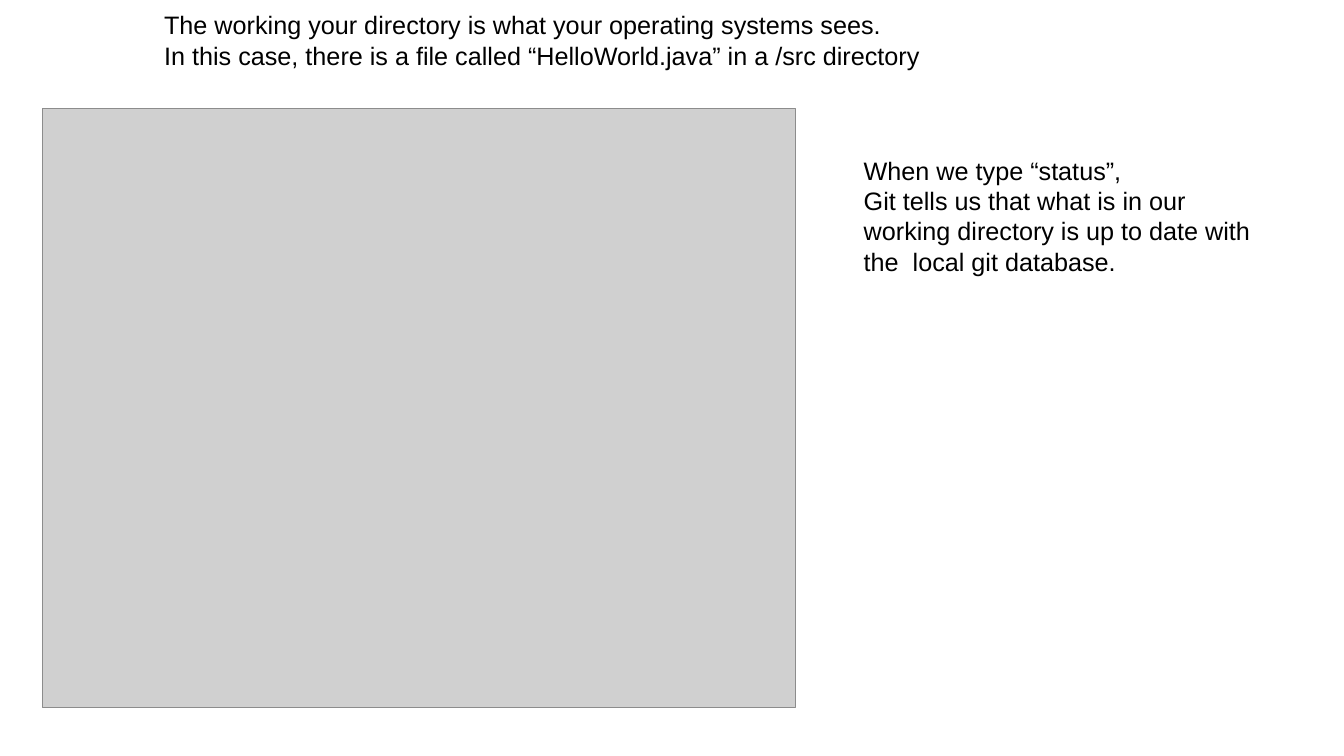
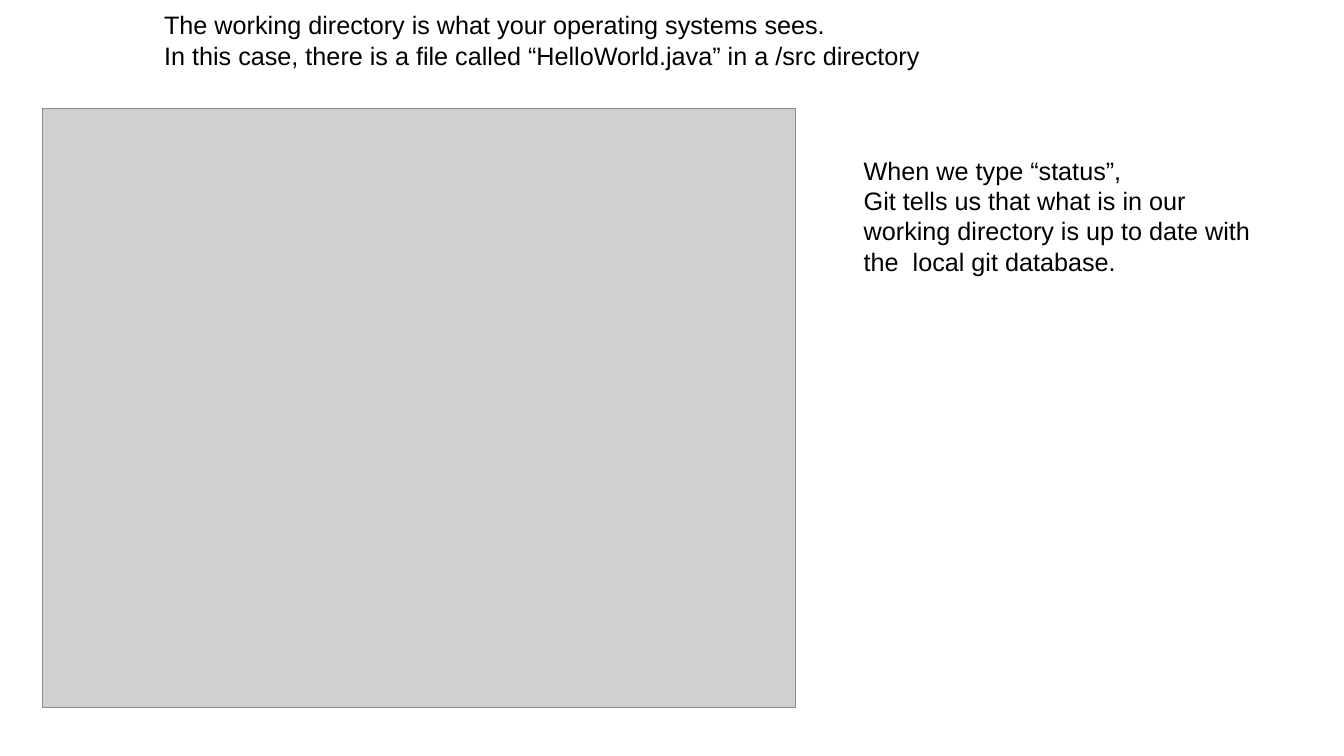
Before and after one commit to fodorclasses/fodorclasses.github.io, a slide deck: slide 10 of classes/prog2020/Prog3-Lecture02.pptx. Drawn at 1344x756 pixels with LibreOffice and Linux fonts; fonts in the diff are those of the drawing; grey boxes stand for pictures. Boxes give left, top, right and bottom in pixels: in the first picture for what was removed or moved away, otherwise in the second. Text is boxed around its words. In the diff, an @@ line names an element or a change of style, - is before the commit and + after.

Commit message:
fix typo...

```diff
--- a/classes/prog2020/Prog3-Lecture02.pptx
+++ b/classes/prog2020/Prog3-Lecture02.pptx
@@ text at bbox=[164, 15, 825, 40]: text changed @@
-The working your directory is what your operating systems sees.
+The working directory is what your operating systems sees.
```
